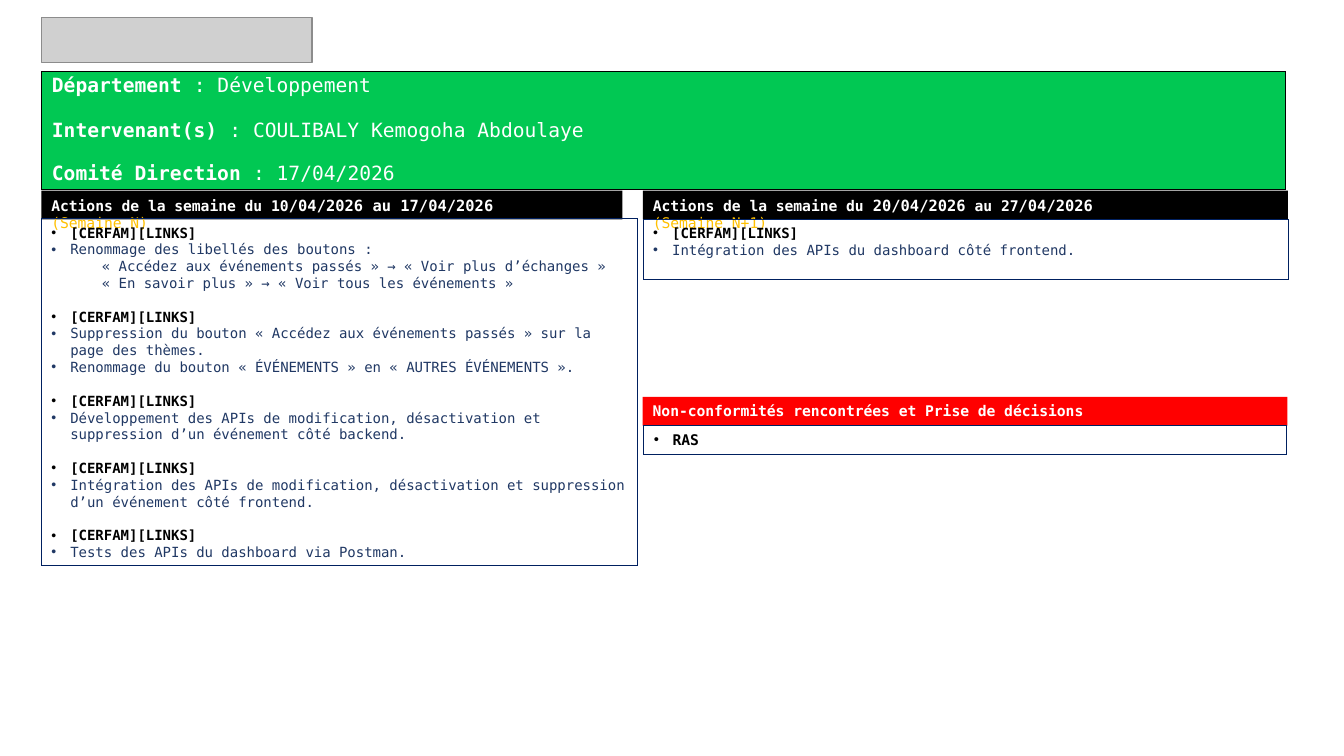
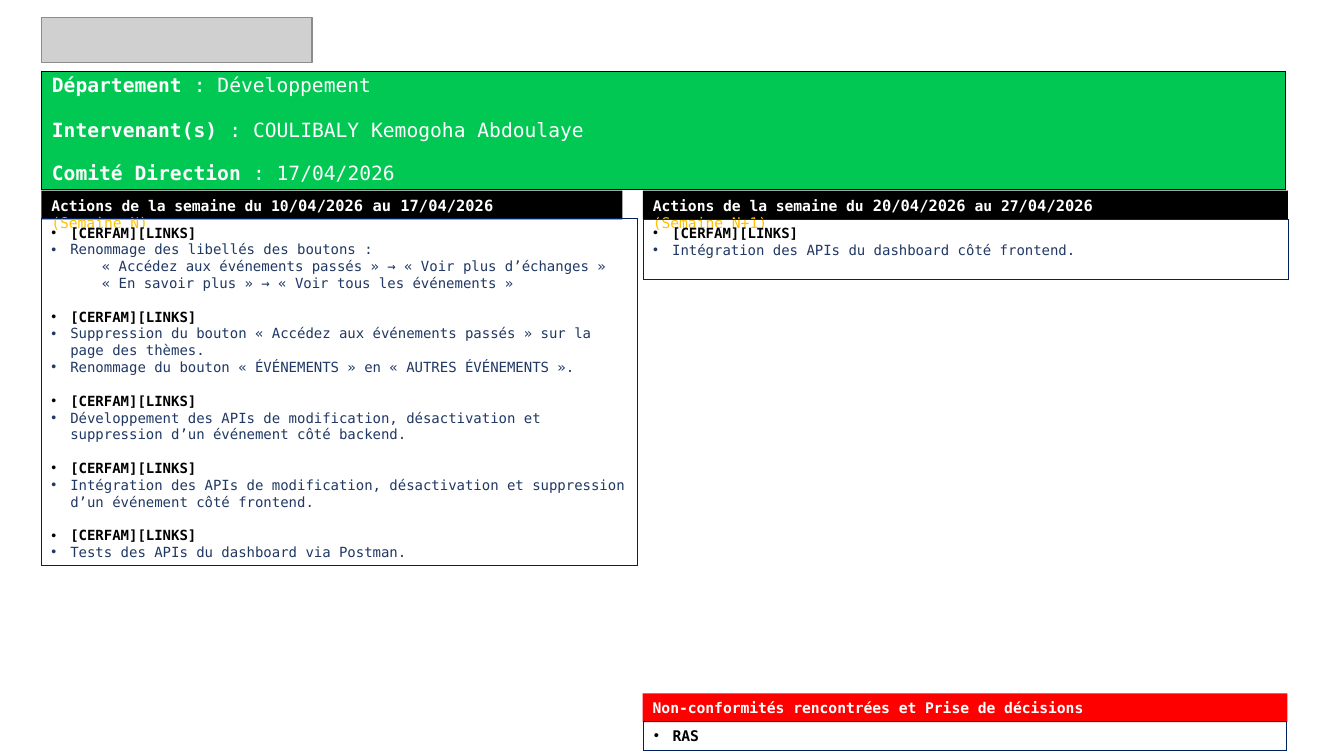
Before and after one commit to kabdoullah/weekly-report, a slide deck: slide 1 of templates/weekly-report.pptx. Drawn at 1344x756 pixels with LibreOffice and Linux fonts; fonts in the diff are those of the drawing; grey boxes stand for pictures. Boxes give left, top, right and bottom in pixels: in the first picture for what was removed or moved away, otherwise in the second. Text is boxed around its words. In the diff, an @@ line names an element or a change of style, - is before the commit and + after.

Commit message:
fix(pptx): match hand-made layout — non-conformités at bottom + title spacing
- Revert non-conformités boxes to their original bottom position (the
  earlier overflow fix had moved them up, diverging from the model).
- Add a blank line between Département / Intervenant(s) / Comité Direction
  via a trailing line break (none after the last line so the bottom-anchored
  block fits the banner), matching the manual report.

```diff
--- a/templates/weekly-report.pptx
+++ b/templates/weekly-report.pptx
@@ rectangle "Non-conformités rencontrées et Prise de ...": place and size @@
-rectangle "Non-conformités rencontrées et Prise de ..." at (643,397,1289,426)
+rectangle "Non-conformités rencontrées et Prise de ..." at (643,694,1289,723)
@@ rectangle "RAS": place and size @@
-rectangle "RAS" at (644,425,1288,455)
+rectangle "RAS" at (644,722,1288,751)
```
Also in this commit, not shown: 2 other files.
